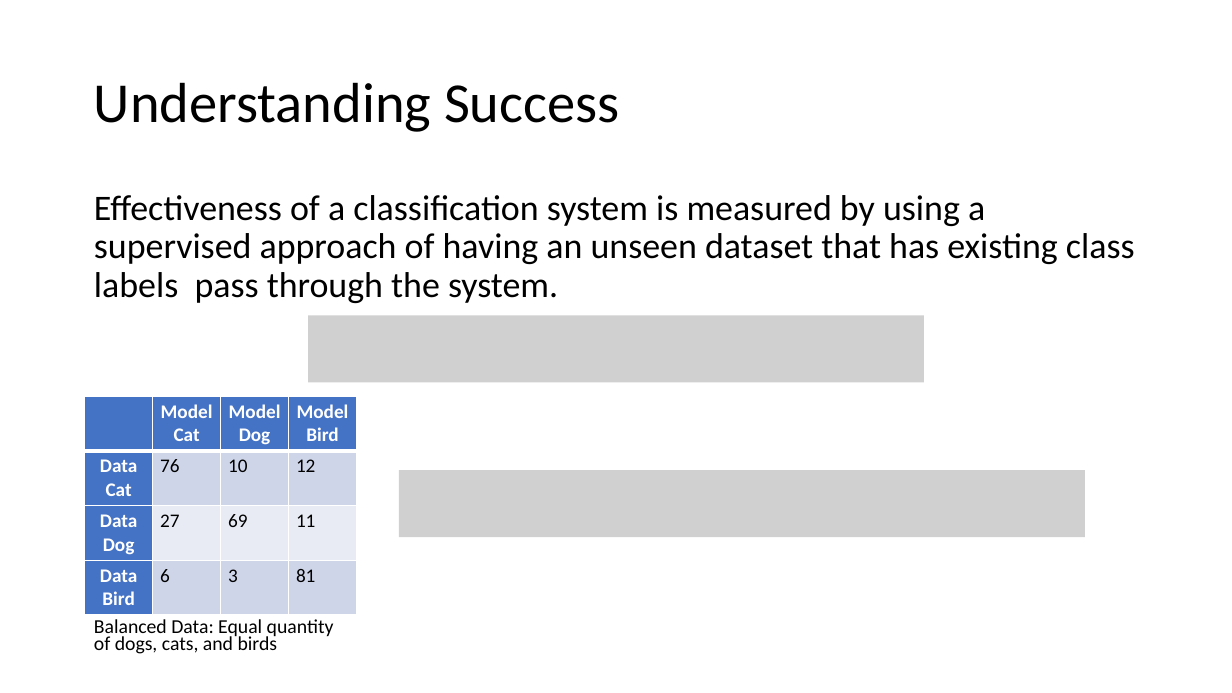
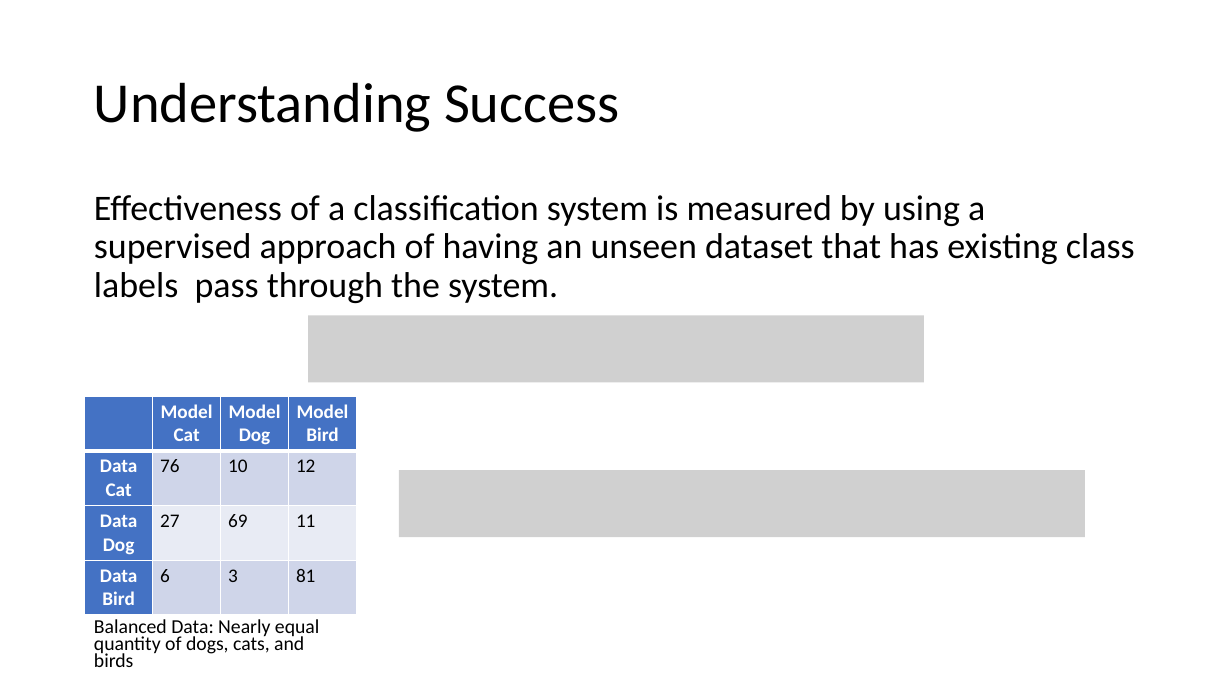
Before and after one commit to meenakshsundaram/AIML, a slide deck: slide 3 of DecisionTrees/DecisionTrees.pptx. Drawn at 1232x693 pixels with LibreOffice and Linux fonts; fonts in the diff are those of the drawing; grey boxes stand for pictures. Boxes give left, top, right and bottom in pixels: in the first picture for what was removed or moved away, otherwise in the second. Text is boxed around its words. In the diff, an @@ line names an element or a change of style, - is before the commit and + after.

```diff
--- a/DecisionTrees/DecisionTrees.pptx
+++ b/DecisionTrees/DecisionTrees.pptx
@@ text at (x1=94, y1=619, x2=320, y2=667): text changed @@
-Balanced Data: Equal quantity of dogs, cats, and birds
+Balanced Data: Nearly equal quantity of dogs, cats, and birds
```
Also in this commit, not shown: 3 other slides changed, 3 slides added.
